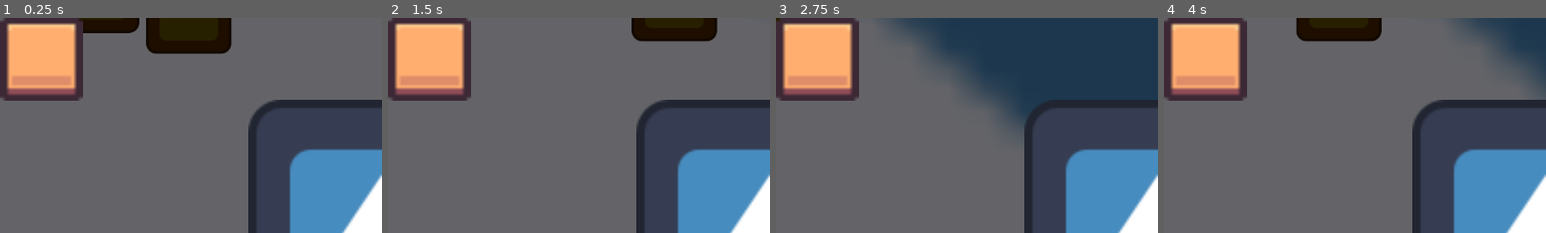
Above: before the commit, frames 1-4 (left to right).
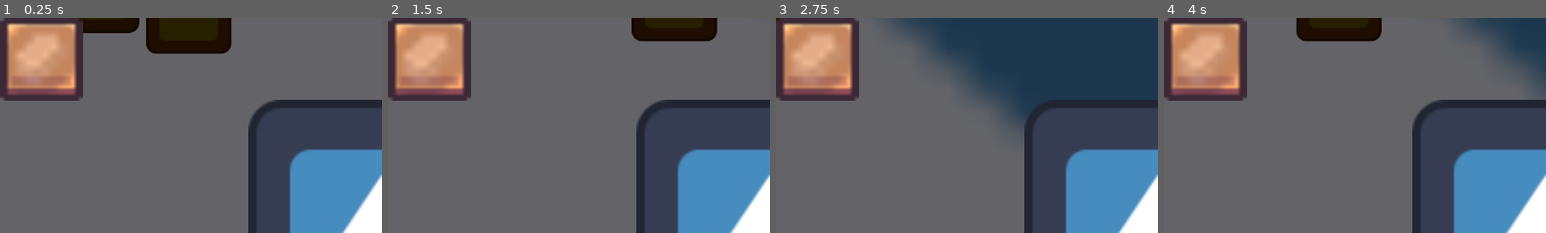
Above: after the commit, the same moments.

Repository: Alexoga9/Basura-Recolector
Game: Godot game, scene res://Commons/Componentes/Utilidades/Inventario/mundo.tscn
Two runs of this game, one before a commit and one after it. Both use one fixed random seed, a clock stepped at 60 frames per second and the inputs below. The engine's default icon, where the game draws it, is replaced by a stand-in: a white triangle on a blue panel in a dark square.
Inputs (mouse positions are % of the whole screen's width and height, from its top left):
- Up to frame 1 (0.25 s): no input
- Up to frame 2 (1.5 s): tap Enter at 0.5 s; move the mouse to (72, 45) at 0.52 s; hold D (derecha) 0.53-1.25 s; tap L at 0.6 s; click (72, 45) at 0.67 s; tap Space at 0.77 s; drag from (30, 55) to (45, 70) at 1.27 s
- Up to frame 3 (2.75 s): move the mouse to (60, 28) at 2.02 s; hold D (derecha) from 2.03 s (still down); tap Delete at 2.1 s
- Up to frame 4 (4 s): release D (derecha) at 2.75 s; drag from (45, 70) to (20, 35) at 2.77 s; tap Space at 3.5, 3.77 s; move the mouse to (80, 65) at 3.52 s; hold A (izquierda) from 3.53 s (still down); tap Enter at 3.6 s
The pictures show only the part of the screen within x 0-50%, y 0-50%; the shares and areas given below are measured in that part.

The runs differ from the first frame. In frame 1, 5.1% of the frame differs, in the area x 2-20%, y 2-35%; in frame 2, 5.1%; in frame 3, 5.1%; in frame 4, 5.1%.
Error before the commit: Invalid access to property or key 'id' on a base object of type 'Nil'. (res://Commons/Componentes/Utilidades/Inventario/InventarioSlot.gd:14)

Commit message:
Arreglar Inventario UI

Diff:
--- a/Commons/Componentes/Utilidades/Inventario/Inventario.tscn
+++ b/Commons/Componentes/Utilidades/Inventario/Inventario.tscn
@@ -1,9 +1,10 @@
 [gd_scene format=3 uid="uid://bxxsc2sciuuu3"]
 
 [ext_resource type="Script" uid="uid://cvdailrt3pbqn" path="res://Commons/Componentes/Utilidades/Inventario/InventarioSlot.gd" id="1_rkrsp"]
+[ext_resource type="Resource" uid="uid://daq1xqhby8g5g" path="res://Entidades/new_resource.tres" id="2_ftg80"]
 [ext_resource type="Texture2D" uid="uid://p7dfkv8att0p" path="res://Assets/Inventario/image.png" id="2_nttg7"]
 
-[node name="Control" type="Control" unique_id=615073819]
+[node name="Inventario" type="Control" unique_id=615073819]
 layout_mode = 3
 anchors_preset = 15
 anchor_right = 1.0
@@ -11,26 +12,34 @@
 grow_horizontal = 2
 grow_vertical = 2
 
-[node name="CanvasLayer" type="CanvasLayer" parent="." unique_id=1522625624]
-
-[node name="HBoxContainer" type="HBoxContainer" parent="CanvasLayer" unique_id=104778990]
+[node name="HBoxContainer" type="HBoxContainer" parent="." unique_id=104778990]
+layout_mode = 0
 offset_right = 40.0
 offset_bottom = 40.0
 size_flags_horizontal = 4
 size_flags_vertical = 0
 
-[node name="Panel" type="Panel" parent="CanvasLayer/HBoxContainer" unique_id=851919116]
+[node name="Panel" type="Panel" parent="HBoxContainer" unique_id=851919116]
 layout_mode = 2
 script = ExtResource("1_rkrsp")
+item_data = ExtResource("2_ftg80")
 
-[node name="TextureRect" type="TextureRect" parent="CanvasLayer/HBoxContainer/Panel" unique_id=906568026]
+[node name="Casilla" type="TextureRect" parent="HBoxContainer/Panel" unique_id=906568026]
+layout_mode = 0
+offset_right = 40.0
+offset_bottom = 40.0
+texture = ExtResource("2_nttg7")
+expand_mode = 2
+
+[node name="Icono" type="TextureRect" parent="HBoxContainer/Panel" unique_id=1779124006]
 unique_name_in_owner = true
 layout_mode = 0
 offset_right = 40.0
 offset_bottom = 40.0
 texture = ExtResource("2_nttg7")
+expand_mode = 2
 
-[node name="Label" type="Label" parent="CanvasLayer/HBoxContainer/Panel" unique_id=857493552]
+[node name="Label" type="Label" parent="HBoxContainer/Panel" unique_id=857493552]
 unique_name_in_owner = true
 layout_mode = 1
 anchors_preset = 2
--- a/Commons/Componentes/Utilidades/Inventario/InventarioSlot.gd
+++ b/Commons/Componentes/Utilidades/Inventario/InventarioSlot.gd
@@ -4,7 +4,7 @@
 @export var item_data: LootDefinicion # Arrastra el .tres aquí en el inspector
 
 @onready var count_label = %Label
-@onready var icon = %TextureRect
+@onready var icon = %Icono
 
 
 func _ready() -> void:
--- a/Commons/Componentes/Utilidades/Inventario/mundo.tscn
+++ b/Commons/Componentes/Utilidades/Inventario/mundo.tscn
@@ -1,13 +1,11 @@
 [gd_scene format=3 uid="uid://rvr7pqnbebp8"]
 
 [ext_resource type="Texture2D" uid="uid://e7kokadv3aib" path="res://Assets/icon.svg" id="1_lgngo"]
-[ext_resource type="PackedScene" uid="uid://bxxsc2sciuuu3" path="res://Escenario/Inventario.tscn" id="1_vttfp"]
+[ext_resource type="PackedScene" uid="uid://bxxsc2sciuuu3" path="res://Commons/Componentes/Utilidades/Inventario/Inventario.tscn" id="1_vttfp"]
 [ext_resource type="PackedScene" uid="uid://e856quj4lvvn" path="res://Entidades/Jugador/Jugador.tscn" id="2_fw4w5"]
 [ext_resource type="PackedScene" uid="uid://b01e0d548qufu" path="res://Entidades/caja.tscn" id="3_fw4w5"]
 
 [node name="Mundo" type="Node" unique_id=283243708]
-
-[node name="Control" parent="." unique_id=615073819 instance=ExtResource("1_vttfp")]
 
 [node name="Icon" type="Sprite2D" parent="." unique_id=1884187704]
 modulate = Color(0.39283404, 0.39437628, 0.40885204, 1)
@@ -56,3 +54,7 @@
 [node name="Caja11" parent="Node" unique_id=122457896 instance=ExtResource("3_fw4w5")]
 position = Vector2(532, 353)
 mass = 1000.0
+
+[node name="CanvasLayer" type="CanvasLayer" parent="." unique_id=2010886703]
+
+[node name="Control" parent="CanvasLayer" unique_id=615073819 instance=ExtResource("1_vttfp")]
--- a/Entidades/new_resource.tres
+++ b/Entidades/new_resource.tres
@@ -1,6 +1,7 @@
 [gd_resource type="Resource" script_class="LootDefinicion" format=3 uid="uid://daq1xqhby8g5g"]
 
 [ext_resource type="Script" uid="uid://dnu2r5yw53pto" path="res://Recursos/LootDefinicion.gd" id="1_rdfia"]
+[ext_resource type="Texture2D" uid="uid://cucnhcxusefni" path="res://Assets/Inventario/piedra.png" id="2_rnlra"]
 
 [resource]
 script = ExtResource("1_rdfia")
@@ -8,7 +9,8 @@
 nombre = null
 tipo_de_loot = 2
 valor = null
-cantidad_maxima = null
+cantidad_maxima = 10
 tiene_requisito = null
 tags = null
+sprite = ExtResource("2_rnlra")
 metadata/_custom_type_script = "uid://dnu2r5yw53pto"
